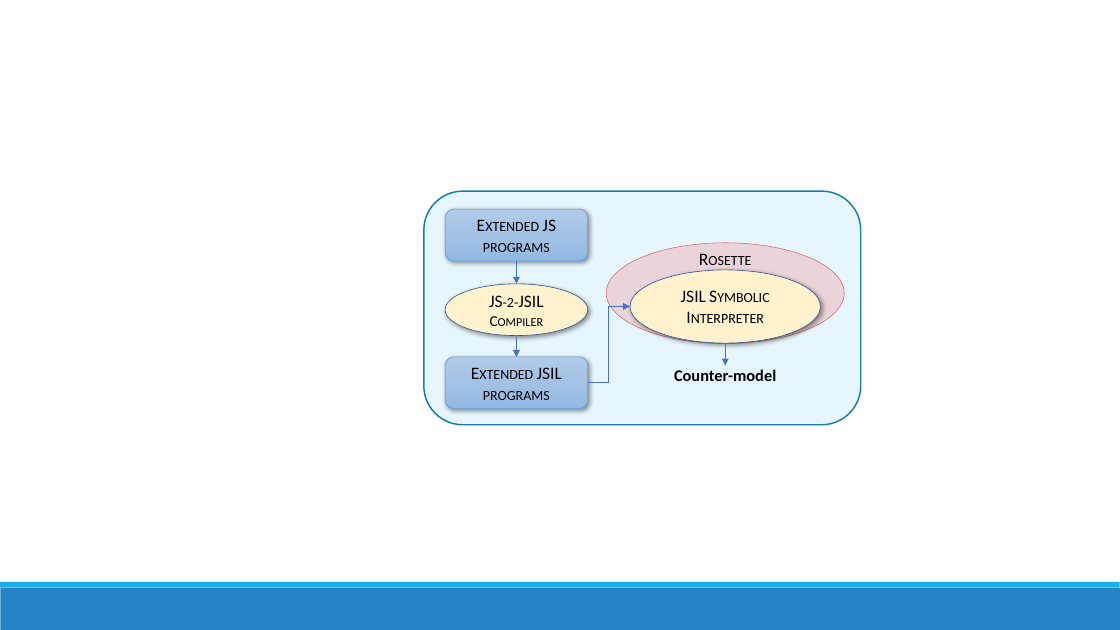
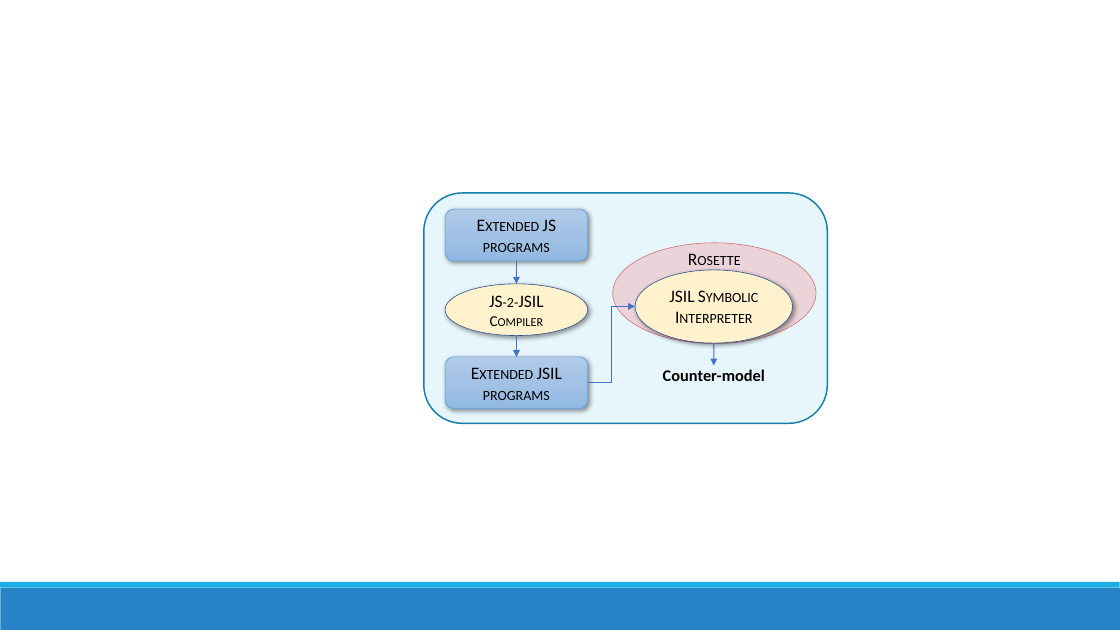
Before and after one commit to j3fsantos/IFlowJaVerT, a slide deck: slide 3 of papers/oopsla18/figures/PPTX.pptx. Drawn at 1120x630 pixels with LibreOffice and Linux fonts; fonts in the diff are those of the drawing. Boxes give left, top, right and bottom in pixels: in the first picture for what was removed or moved away, otherwise in the second. Text is boxed around its words. In the diff, an @@ line names an element or a change of style, - is before the commit and + after.

```diff
--- a/papers/oopsla18/figures/PPTX.pptx
+++ b/papers/oopsla18/figures/PPTX.pptx
@@ rounded rectangle resized from (x1=423, y1=192, x2=860, y2=425) to (x1=423, y1=193, x2=827, y2=423) @@
@@ ellipse "Rosette" resized from (x1=607, y1=243, x2=844, y2=344) to (x1=613, y1=243, x2=816, y2=344) @@
@@ ellipse "JSIL Symbolic Interpreter" resized from (x1=630, y1=270, x2=821, y2=343) to (x1=635, y1=270, x2=792, y2=343) @@
@@ elbow arrow moved from (588, 383) - (630, 307) to (588, 383) - (635, 307) @@
@@ arrow moved from (725, 343) - (725, 365) to (714, 343) - (714, 365) @@
@@ text "Counter-model" moved from (x1=674, y1=369, x2=776, y2=381) to (x1=663, y1=369, x2=765, y2=381) @@
```
Also in this commit, not shown: 2 other files.
